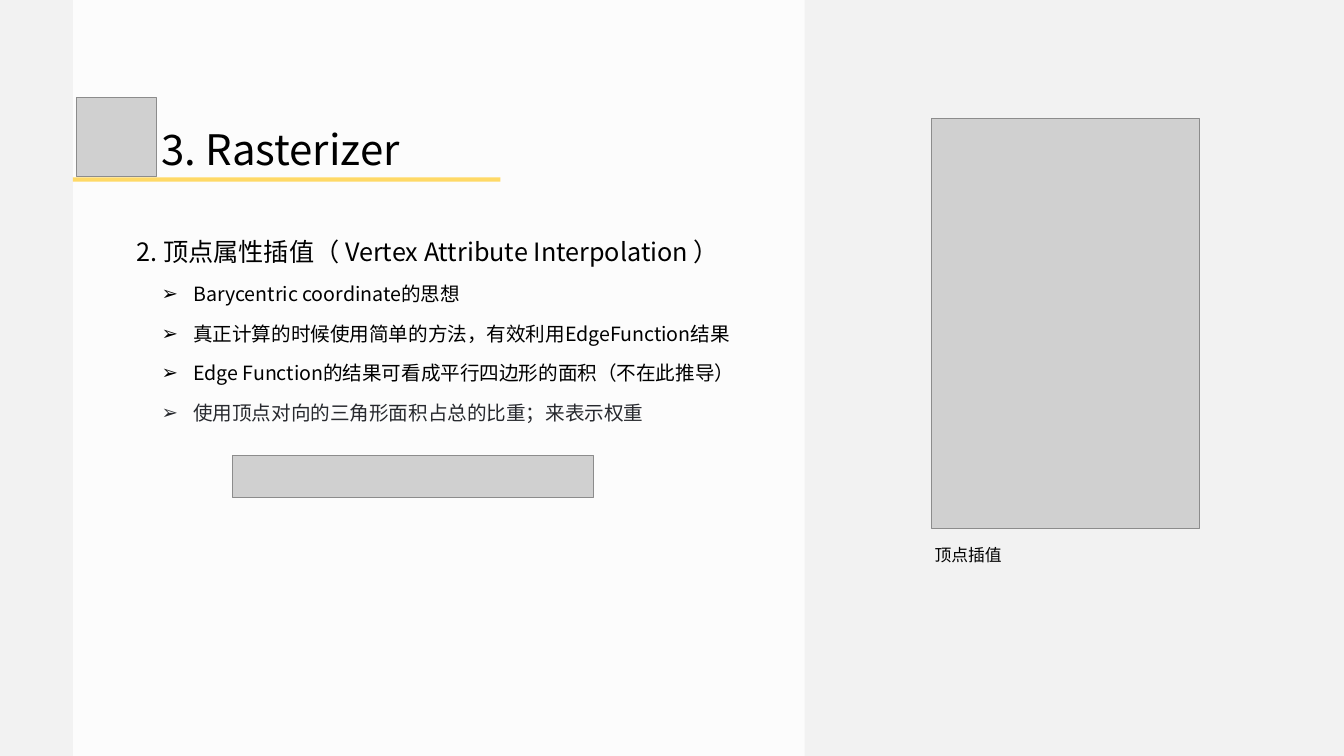
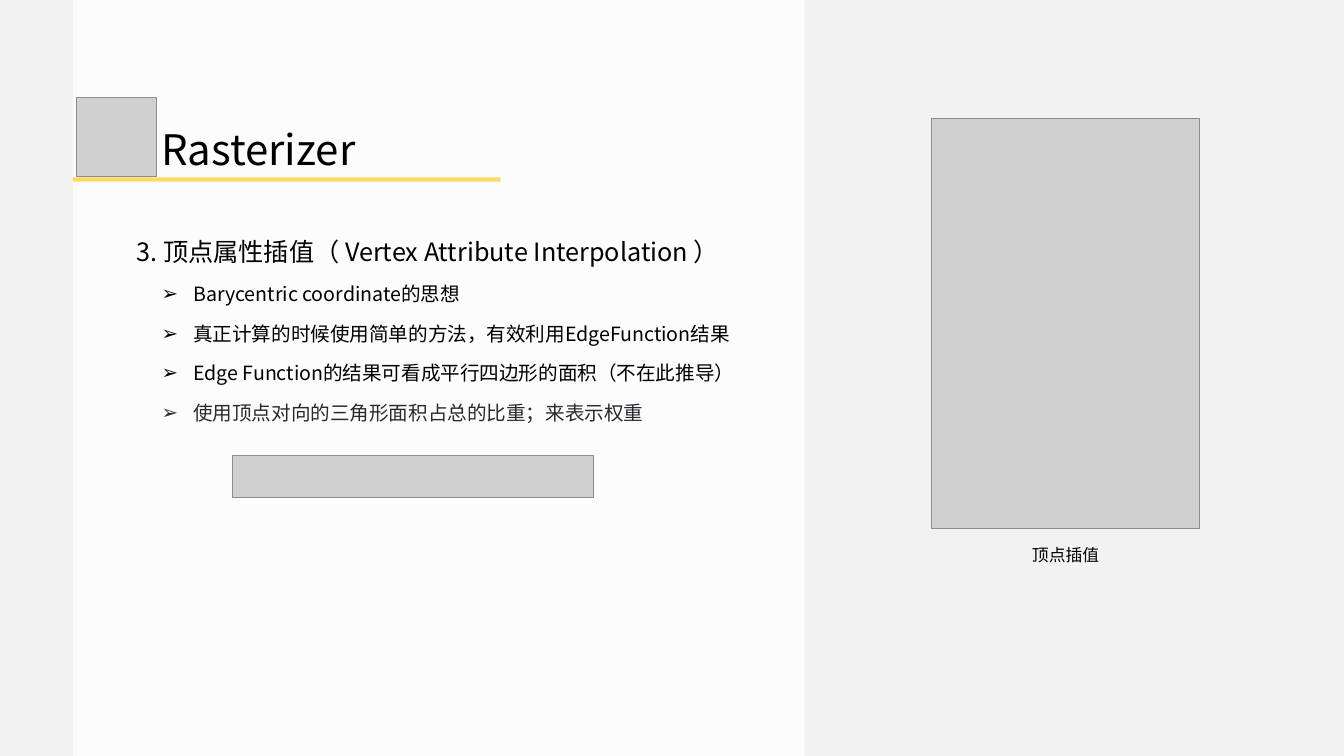
Before and after one commit to doomlover/KSGameEngineTutorials, a slide deck: slide 21 of PPTs/03.深入DX12绘制一.pptx (slide 19 before the commit). Drawn at 1344x756 pixels with LibreOffice and Linux fonts; fonts in the diff are those of the drawing; grey boxes stand for pictures. Boxes give left, top, right and bottom in pixels: in the first picture for what was removed or moved away, otherwise in the second. Text is boxed around its words. In the diff, an @@ line names an element or a change of style, - is before the commit and + after.

```diff
--- a/PPTs/03.深入DX12绘制一.pptx
+++ b/PPTs/03.深入DX12绘制一.pptx
@@ text at (161,132,355,166): text changed @@
-3. Rasterizer
+Rasterizer
@@ text at (137,239,689,267): text changed @@
-2. 顶点属性插值（ Vertex Attribute Interpolation ）
+3. 顶点属性插值（ Vertex Attribute Interpolation ）
@@ text "顶点插值" at (1032,547,1099,563): alignment left to centre @@
```
Also in this commit, not shown: 24 other slides changed, 5 slides added, 1 slide removed, 1 other file.
